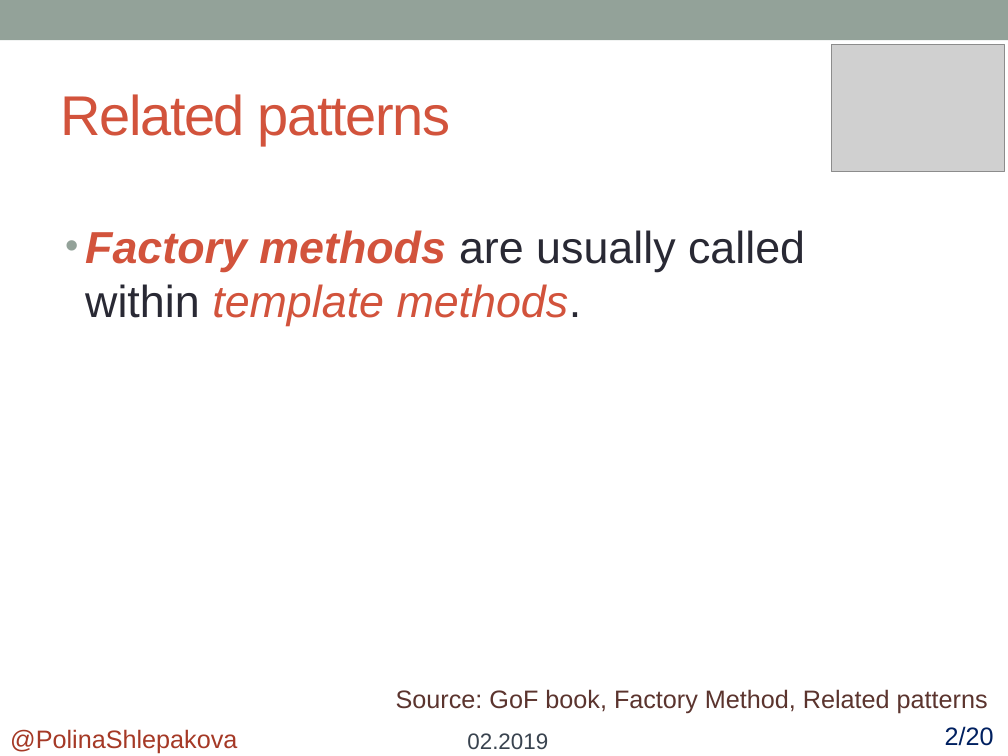
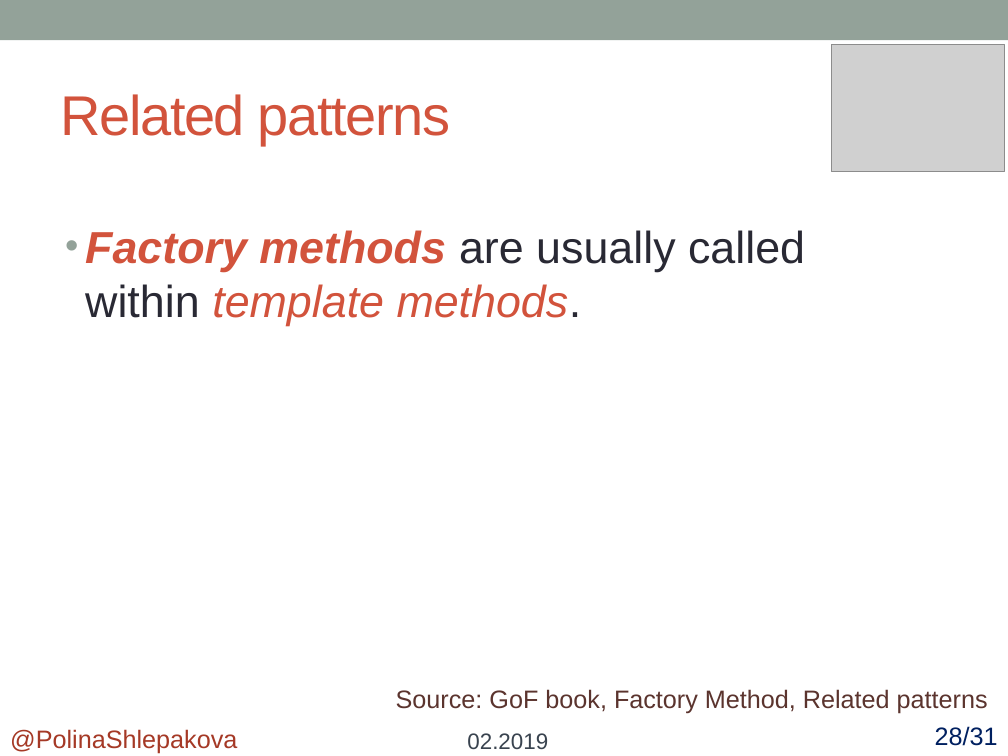
Before and after one commit to polykross/FactoryMethod-Facade, a slide deck: slide 28 of FactoryMethod/Presentation/FactoryMethod.pptx. Drawn at 1008x756 pixels with LibreOffice and Linux fonts; fonts in the diff are those of the drawing; grey boxes stand for pictures. Boxes give left, top, right and bottom in pixels: in the first picture for what was removed or moved away, otherwise in the second. Text is boxed around its words. In the diff, an @@ line names an element or a change of style, - is before the commit and + after.

```diff
--- a/FactoryMethod/Presentation/FactoryMethod.pptx
+++ b/FactoryMethod/Presentation/FactoryMethod.pptx
@@ text added at <box>935,726,998,746</box>, 18 pt, text #002060 @@
+28/31
@@ text removed at <box>945,726,994,746</box> @@
-2/20
```
Also in this commit, not shown: 29 other slides changed, 1 other file.
